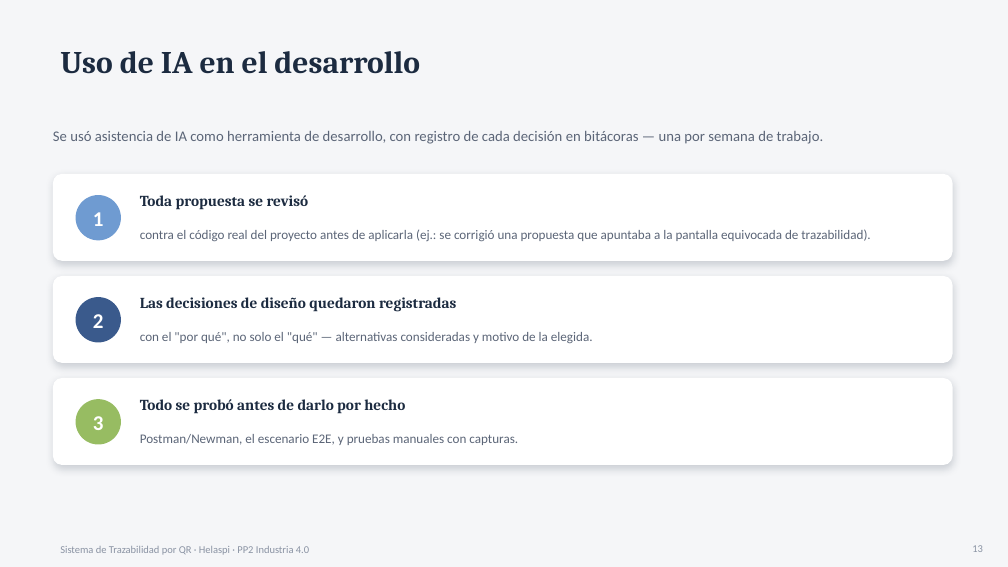
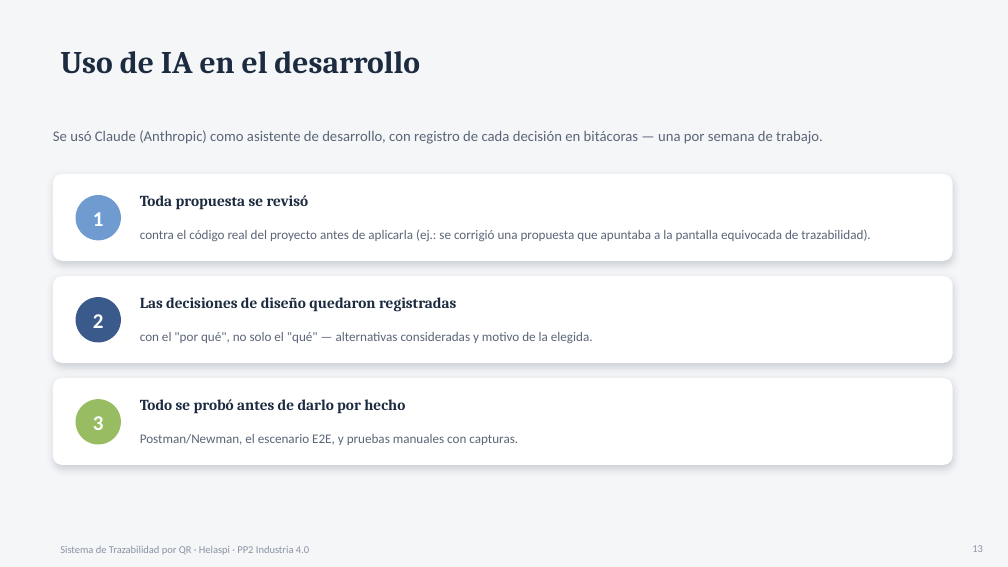
Before and after one commit to gcv1982/PROYECTO-FINAL-PP2-INDUSTRIA-4.0, a slide deck: slide 13 of docs/presentacion/Defensa_S10_Helaspi.pptx. Drawn at 1008x567 pixels with LibreOffice and Linux fonts; fonts in the diff are those of the drawing. Boxes give left, top, right and bottom in pixels: in the first picture for what was removed or moved away, otherwise in the second. Text is boxed around its words. In the diff, an @@ line names an element or a change of style, - is before the commit and + after.

```diff
--- a/docs/presentacion/Defensa_S10_Helaspi.pptx
+++ b/docs/presentacion/Defensa_S10_Helaspi.pptx
@@ text at (53,130,823,144): text changed @@
-Se usó asistencia de IA como herramienta de desarrollo, con registro de cada decisión en bitácoras — una por semana de trabajo.
+Se usó Claude (Anthropic) como asistente de desarrollo, con registro de cada decisión en bitácoras — una por semana de trabajo.
```
Also in this commit, not shown: 6 other slides changed, 1 slide added.
